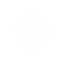
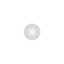
The second 64px x 64px image is a revision of the first. Changes to its layers:
removed layer "Shape 1" (was screen, 50%) over [23,23,41,41]
added layer "Vector Smart Object" over [23,23,41,41]
